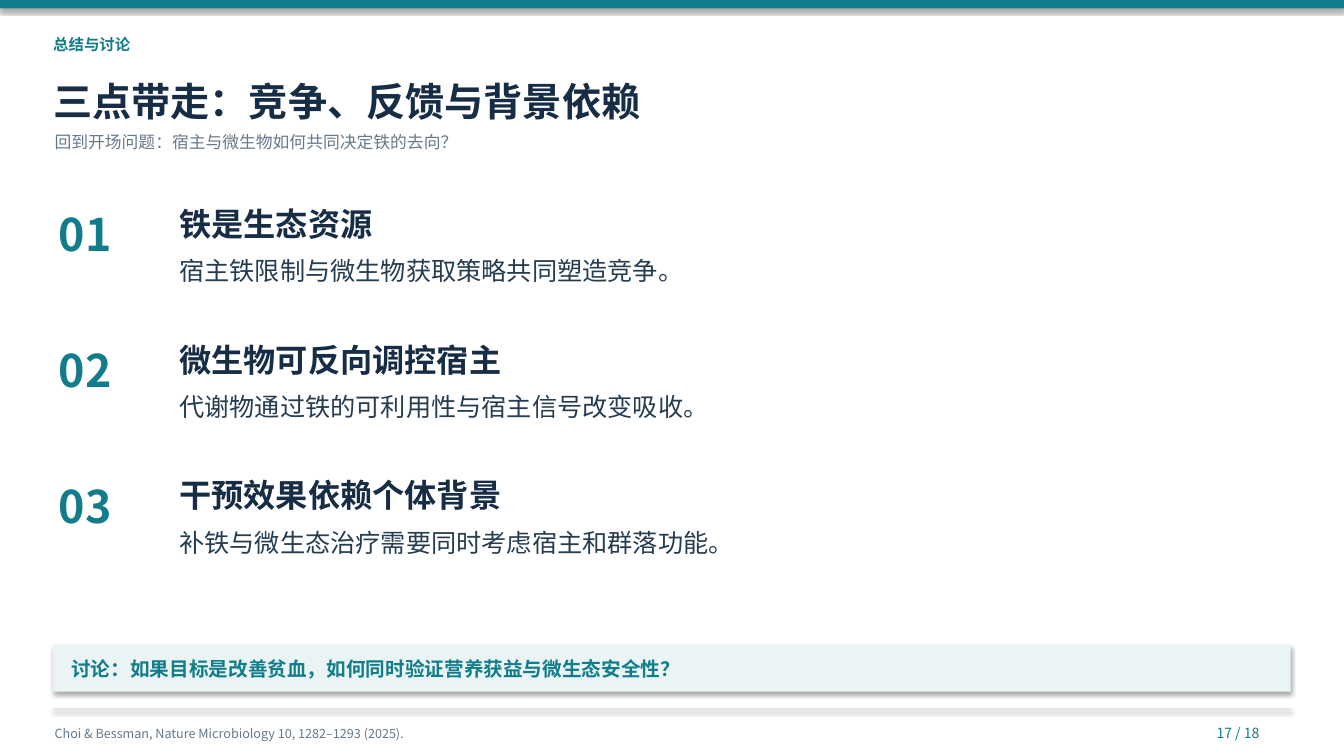
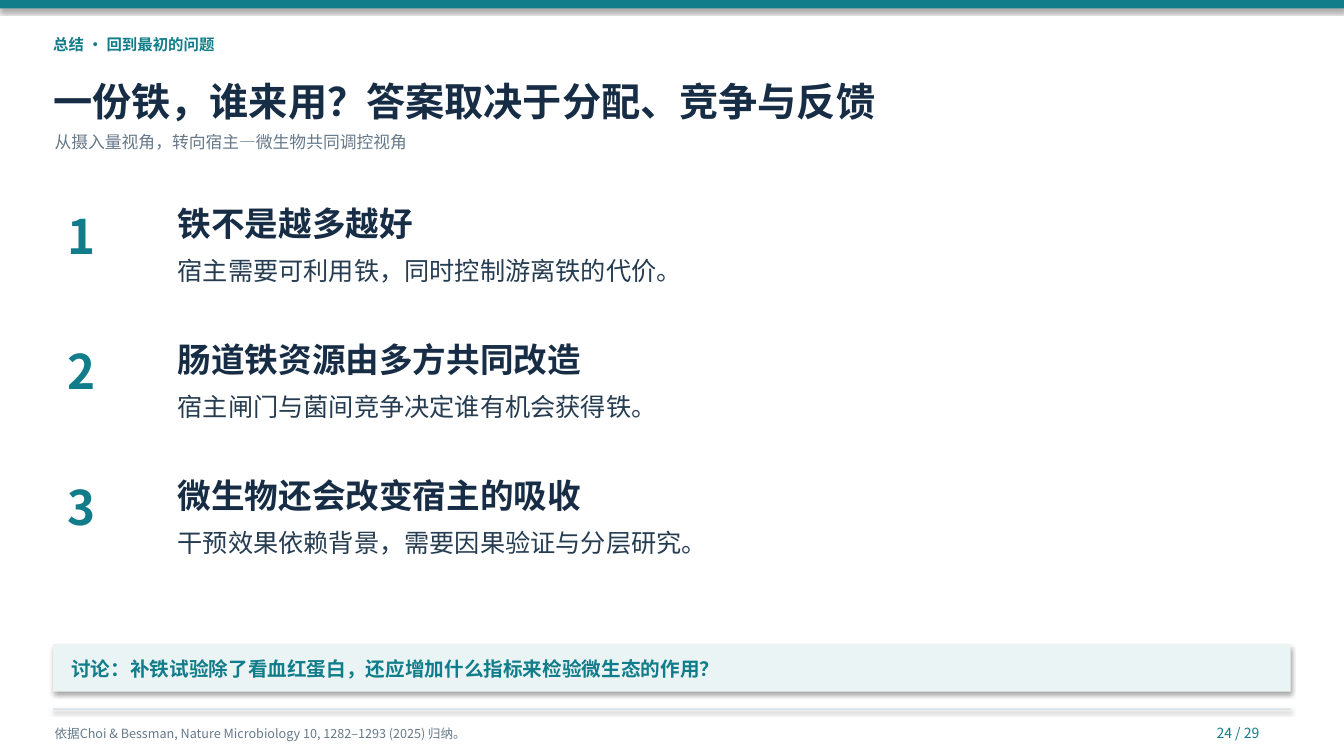
Before and after one commit to w0309777/wyh, a slide deck: slide 24 of presentation/journal_club.pptx (slide 17 before the commit). Drawn at 1344x756 pixels with LibreOffice and Linux fonts; fonts in the diff are those of the drawing. Boxes give left, top, right and bottom in pixels: in the first picture for what was removed or moved away, otherwise in the second. Text is boxed around its words. In the diff, an @@ line names an element or a change of style, - is before the commit and + after.

```diff
--- a/presentation/journal_club.pptx
+++ b/presentation/journal_club.pptx
@@ text at [53, 37, 215, 52]: text changed @@
-总结与讨论
+总结 · 回到最初的问题
@@ text at [53, 82, 875, 121]: text changed @@
-三点带走：竞争、反馈与背景依赖
+一份铁，谁来用？答案取决于分配、竞争与反馈
@@ text at [55, 134, 407, 150]: text changed @@
-回到开场问题：宿主与微生物如何共同决定铁的去向？
+从摄入量视角，转向宿主—微生物共同调控视角
@@ text at [178, 207, 413, 239]: text changed; size 23 to 24 pt @@
-铁是生态资源
+铁不是越多越好
@@ text at [67, 218, 95, 254]: text changed; size 32 to 34 pt @@
-01
+1
@@ text at [178, 258, 682, 283]: text changed @@
-宿主铁限制与微生物获取策略共同塑造竞争。
+宿主需要可利用铁，同时控制游离铁的代价。
@@ text at [67, 353, 95, 389]: text changed; size 32 to 34 pt @@
-02
+2
@@ text at [178, 343, 581, 375]: text changed; size 23 to 24 pt @@
-微生物可反向调控宿主
+肠道铁资源由多方共同改造
@@ text at [178, 394, 657, 418]: text changed @@
-代谢物通过铁的可利用性与宿主信号改变吸收。
+宿主闸门与菌间竞争决定谁有机会获得铁。
@@ text at [178, 479, 581, 511]: text changed; size 23 to 24 pt @@
-干预效果依赖个体背景
+微生物还会改变宿主的吸收
@@ text at [67, 489, 95, 526]: text changed; size 32 to 34 pt @@
-03
+3
@@ text at [178, 530, 707, 555]: text changed @@
-补铁与微生态治疗需要同时考虑宿主和群落功能。
+干预效果依赖背景，需要因果验证与分层研究。
@@ text at [71, 659, 719, 679]: text changed @@
-讨论：如果目标是改善贫血，如何同时验证营养获益与微生态安全性？
+讨论：补铁试验除了看血红蛋白，还应增加什么指标来检验微生态的作用？
@@ text at [55, 727, 466, 741]: text changed @@
-Choi & Bessman, Nature Microbiology 10, 1282–1293 (2025).
+依据Choi & Bessman, Nature Microbiology 10, 1282–1293 (2025) 归纳。
@@ text at [1217, 727, 1260, 738]: text changed @@
-17 / 18
+24 / 29
```
Also in this commit, not shown: 28 slides added, 17 slides removed, 4 other files.
